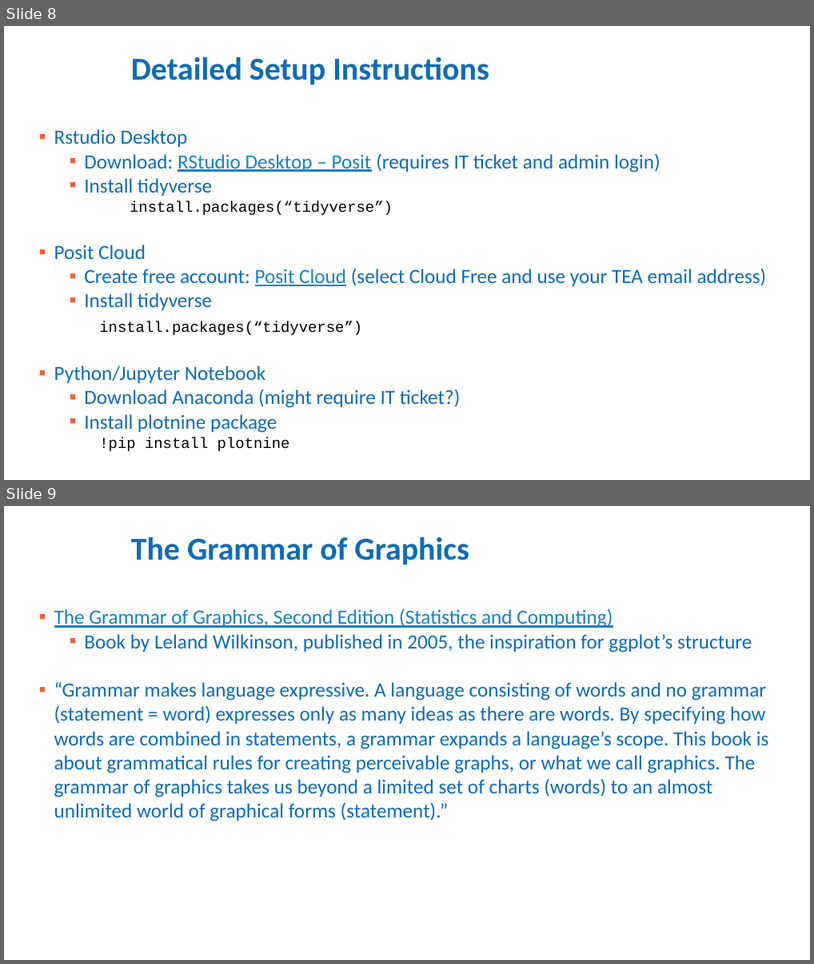
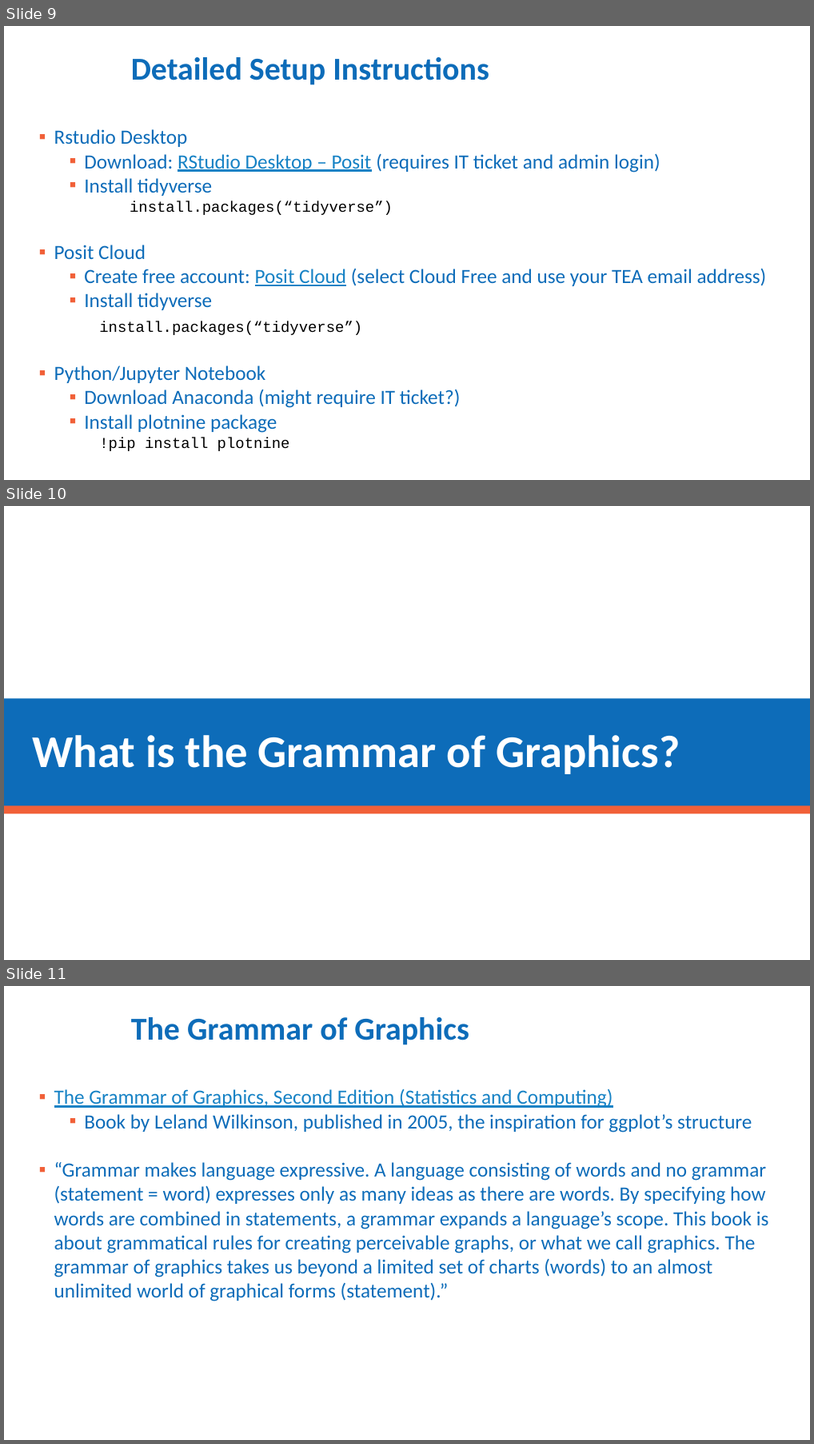
Before and after one commit to brussell23/grammar_of_graphics, a slide deck: ggplot and the Grammar of Graphics.pptx. Shown one above the other, each under a label of ours: slides 8 and 9 before the commit, slides 9, 10 and 11 after it. The pictures are 814x964 and 814x1444 pixels, drawn with LibreOffice and Linux fonts; fonts in the diff are those of the drawing; background and template pictures are left out. Boxes give left, top, right and bottom in pixels: in the first picture for what was removed or moved away, otherwise in the second. Text is boxed around its words. In the diff, an @@ line names an element or a change of style, - is before the commit and + after.

```diff
--- a/ggplot and the Grammar of Graphics.pptx
+++ b/ggplot and the Grammar of Graphics.pptx
@@ slide 10 added at (4, 506, 810, 960), background #FFFFFF @@
@@ rectangle added at (4, 698, 810, 807), fill #0D6CB9 @@
@@ title added at (33, 735, 680, 774), 54 pt, text #FFFFFF, bold @@
+What is the Grammar of Graphics?
@@ rectangle added at (4, 805, 810, 814), fill #F16038 @@
@@ what was slide 8 is now slide 9 @@
@@ what was slide 9 is now slide 11 @@
```
Also in this commit, not shown: 1 slide changed, 3 other slides added, 1 other file.
